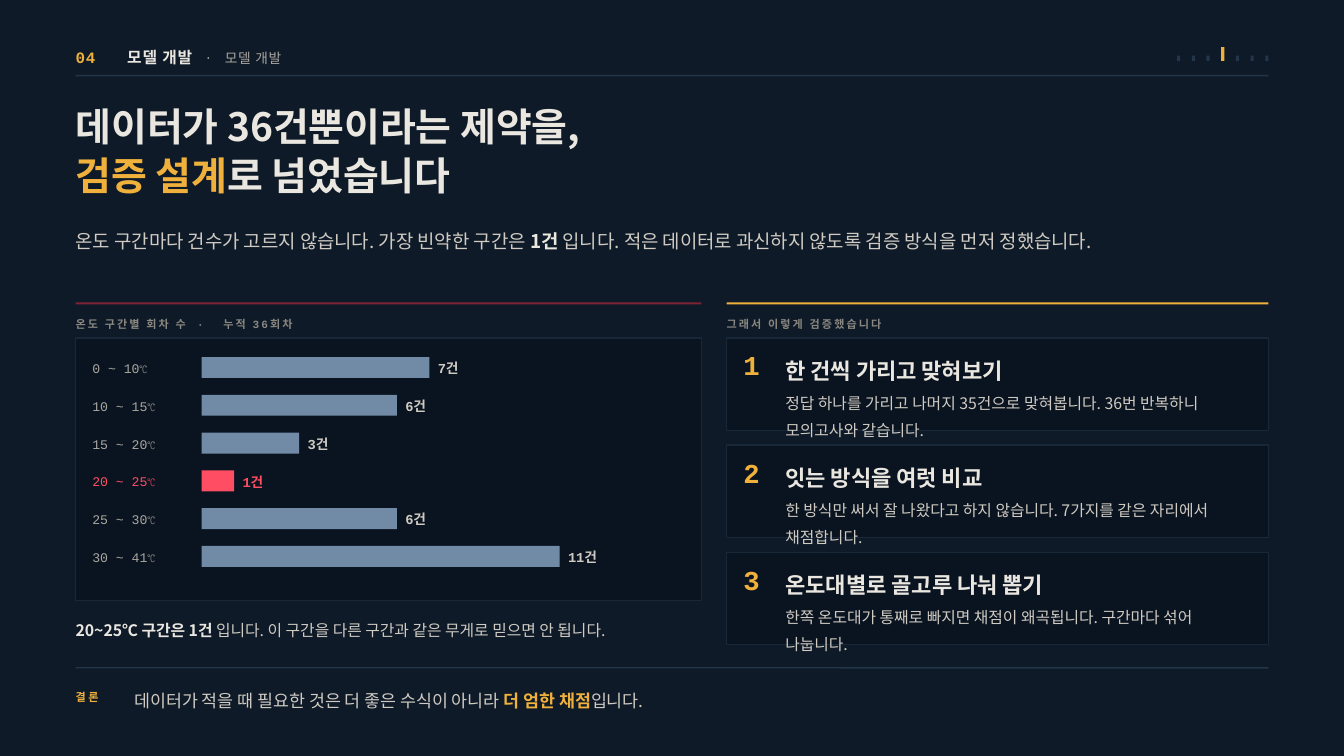
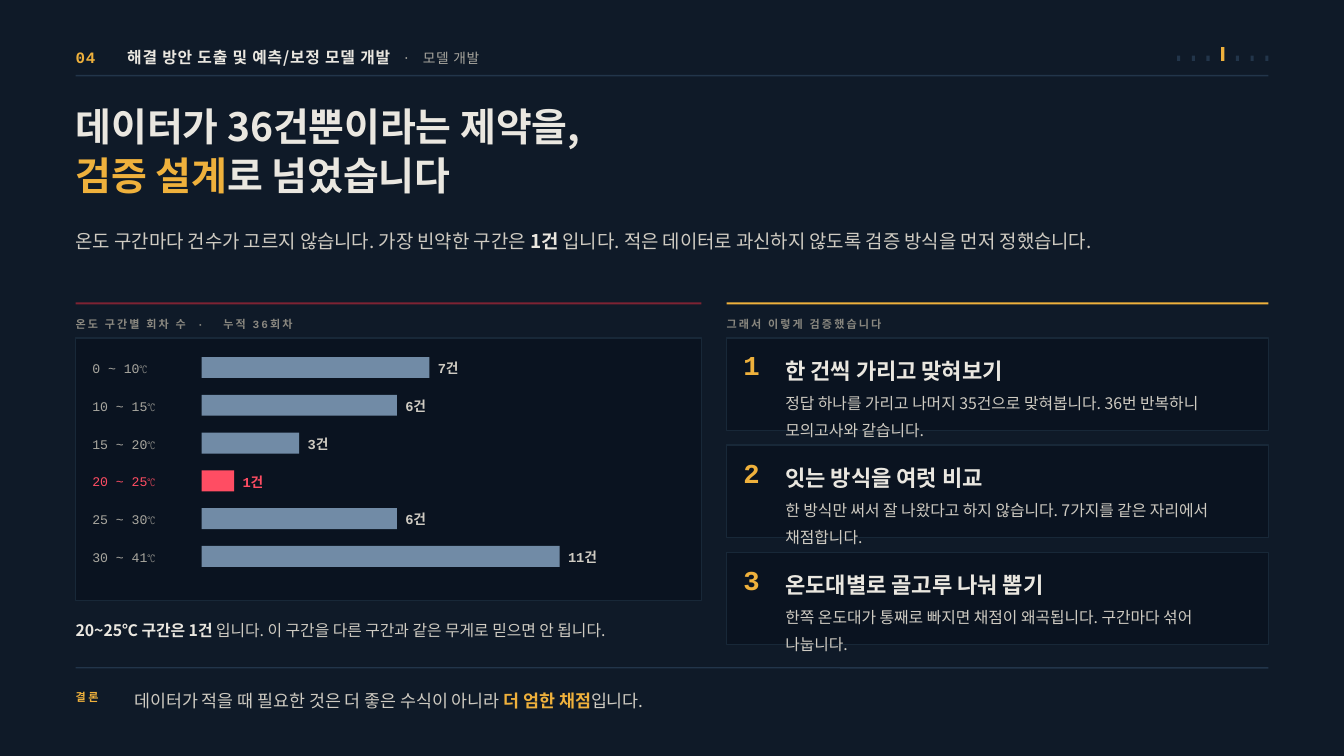
Before and after one commit to jooh-ai/Narae-AI, a slide deck: slide 10 of docs/ppt/위례_공급가능용량_최종발표.pptx. Drawn at 1344x756 pixels with LibreOffice and Linux fonts; fonts in the diff are those of the drawing. Boxes give left, top, right and bottom in pixels: in the first picture for what was removed or moved away, otherwise in the second. Text is boxed around its words. In the diff, an @@ line names an element or a change of style, - is before the commit and + after.

```diff
--- a/docs/ppt/위례_공급가능용량_최종발표.pptx
+++ b/docs/ppt/위례_공급가능용량_최종발표.pptx
@@ text at (76,49,479,66): text changed; text colour #A9A79F to #EAE7E0 @@
-04 모델 개발 · 모델 개발
+04 해결 방안 도출 및 예측/보정 모델 개발 · 모델 개발
```
Also in this commit, not shown: 13 other slides changed, 1 other file.
